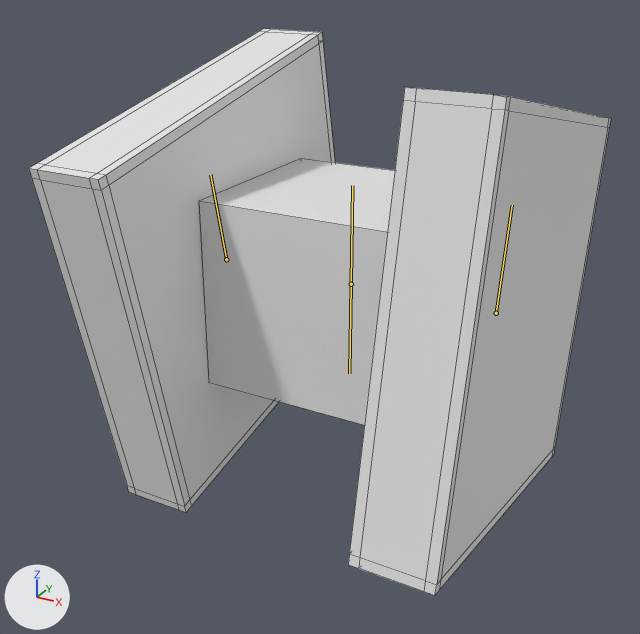
An edit to the FBX model Assets/Models/CubesAnimated/Sandwich_Cube_02.fbx, drawn before and after from the same camera.
One viewpoint serves both versions: a 50 mm camera at (0.988, -1.969, 0.87) aimed at (-0.056, -0.071, -0.079). Lighting does not change. The marker at lower left points along +X, +Y and +Z. Both versions are drawn at frame 59 of the action 'Sandwich_Cube_02_02'; the numbers are the values there. The bones that bend it are drawn over the model as lines. Mesh edges are drawn as thin lines.

Names of what the first picture shows: 'Sandwich_Cube_02'.
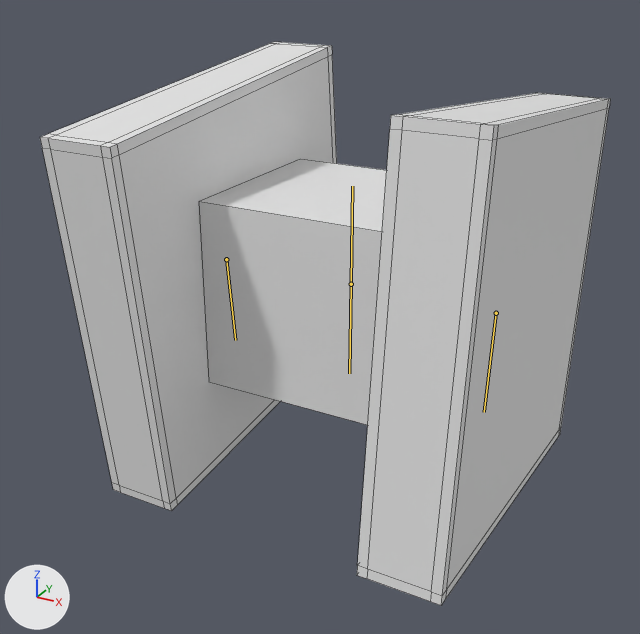
Location of each change, [x1, y1, x2, y2] in pixels of the pictures (640 x 634 px):
'Sandwich_Cube_02', posed: before [29, 29, 611, 595]; after [40, 42, 610, 605]
bone 'Bone.002', root to tip: before (226, 259) to (210, 174); after (226, 259) to (235, 340)
bone 'Bone.003', root to tip: before (496, 313) to (512, 205); after (496, 313) to (484, 412)

What the commit changed:
Bone 'Bone.002' (bone_bone_002) turns from (12, 0, 0) to (-174, 0, 0) degrees about its own x, y and z.
Bone 'Bone.003' (bone_bone_003) turns from (-12, 0, 0) to (174, 0, 0) degrees about its own x, y and z.
